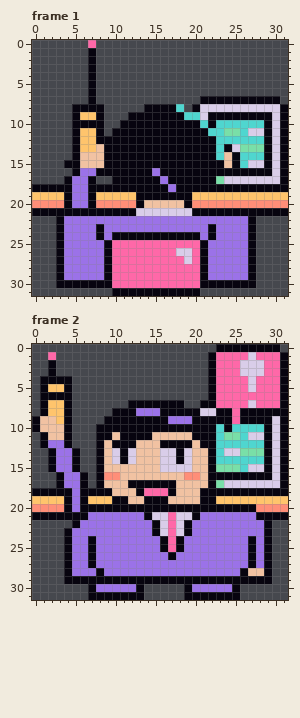
File history of a pixel-art file, art/cast/hypno/lead-floor.aseprite. That is the earlier state.
32x32 pixels, 2 frames. Shown: frame 1, frame 2.
After the commit:
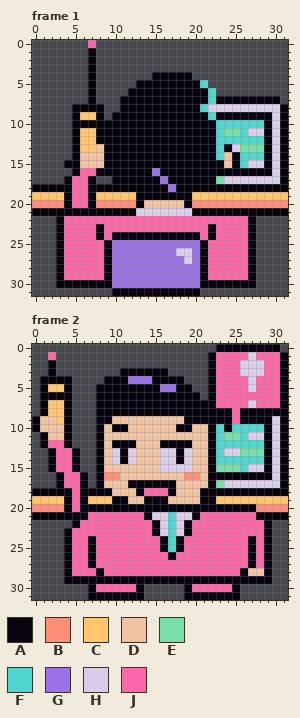
Palette (. is transparent): A #07040f  B #ff8e78  C #ffc46c  D #f1c2a2  E #79dfa8  F #4fd6cf  G #9b72e8  H #d9cde9  J #ff68a8
Edits made:
Frame 1:
Colour A now appears in row 4 at x 15 to 19; in row 5 at x 13 to 20; in row 6 at x 12 to 21; in row 7 at x 11 to 20; in row 8 at x 11 to 13 and 19; in row 9 at x 10 to 11.
Colour A now appears in row 10 at x 9 to 10; in row 11 at x 9.
The author changed colour F to colour A in row 8 at x 18; in row 9 at x 19 to 20; in row 10 at x 21; in row 11 at x 22.
The author changed colour H to colour A in row 9 at x 21.
Colour F now appears in row 5 at x 21; in row 6 at x 22.
The author changed colour A to colour F in row 7 at x 22; in row 9 at x 22.
The author changed colour H to colour F in row 8 at x 21.
The author changed colour J to colour G in row 25 at x 10 to 20; in row 26 at x 10 to 17 and 20; in row 27 at x 10 to 18 and 20; in rows 28 to 30 at x 10 to 20.
The author changed colour G to colour J in row 16 at x 6 to 7; in rows 17 to 20 at x 5 to 6; in row 22 at x 4 to 26; in row 23 at x 4 to 7, 9 to 21 and 23 to 26; in row 24 at x 4 to 7, 9, 21 and 23 to 26; in rows 25 to 29 at x 4 to 8 and 22 to 26.
Frame 2, layers "fx", "head", "body":
Colour A now appears in row 3 at x 11 to 16; in row 4 at x 9 to 11 and 15 to 18; in row 5 at x 8 to 15 and 18 to 19; in row 6 at x 8 to 20; in row 7 at x 8 to 11 and 19 to 20; in row 8 at x 8 to 9.
Colour A now appears in row 9 at x 8.
The author changed colour G to colour A in row 8 at x 13 to 15; in row 9 at x 19.
The author changed colour H to colour A in row 8 at x 21 to 22.
The author changed colour A to colour D in row 9 at x 10 to 16; in row 10 at x 9, 12 to 17 and 20 to 21; in row 11 at x 9, 11 to 14 and 20 to 21; in row 12 at x 21.
The author changed colour G to colour D in row 9 at x 17 to 18.
The author changed colour J to colour F in rows 21 to 25 at x 17.
Colour G now appears in row 4 at x 12 to 14; in row 5 at x 16 to 17.
The author changed colour G to colour J in row 12 at x 2 to 3; in rows 13 to 15 at x 3 to 4; in rows 16 to 17 at x 4 to 5; in rows 18 to 20 at x 5; in row 21 at x 7 to 13 and 21 to 27; in row 22 at x 6 to 14 and 20 to 28.
The author changed colour G to colour J in row 23 at x 5 to 14 and 20 to 28; in rows 24 to 25 at x 5 to 6, 8 to 15, 19 to 26 and 28; in row 26 at x 5 to 6, 8 to 16, 18 to 26 and 28; in row 27 at x 5 to 6, 8 to 26 and 28; in row 28 at x 5 to 7 and 9 to 25; in row 30 at x 8 to 12 and 20 to 24.
Pixel boxes of the changes (left, top, right, bottom) in both pictures:
changed: (104, 72, 216, 136)
changed: (64, 168, 248, 288)
changed: (48, 368, 264, 592)
